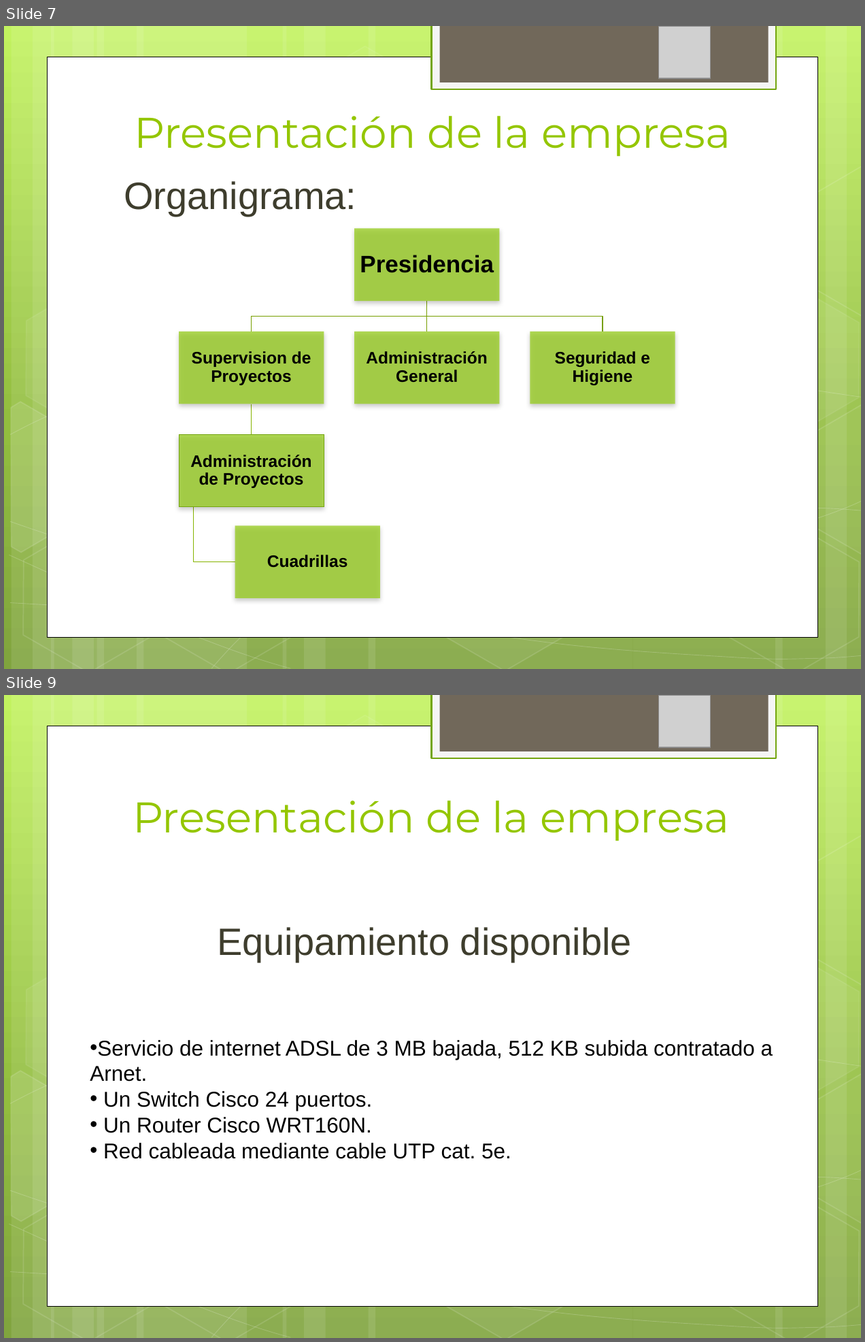
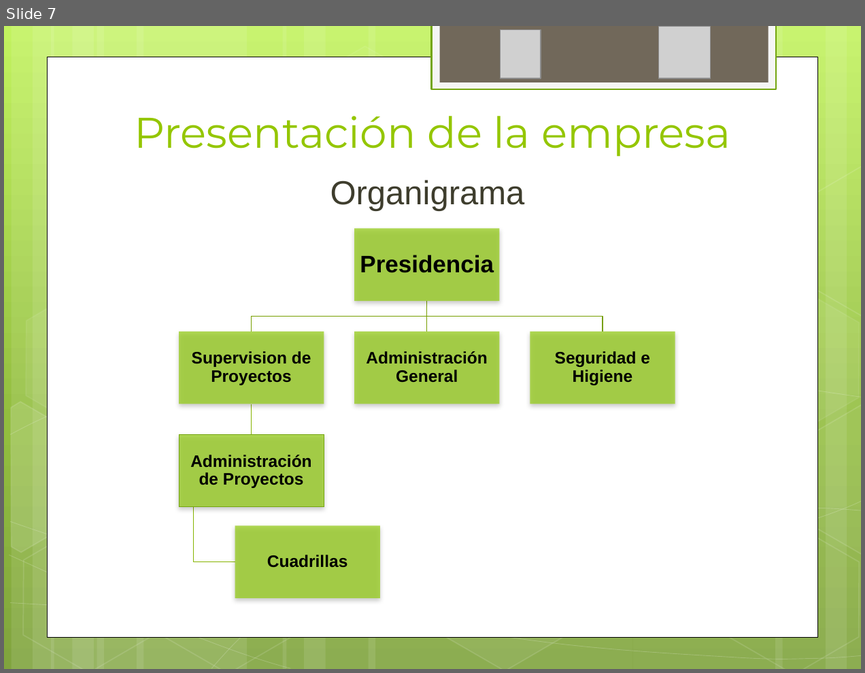
Before and after one commit to ptissera/habilitacion-profesional-2012-4k4, a slide deck: Documentacion/Informe Preliminar/Presentacion Informe Preliminar.pptx. Shown one above the other, each under a label of ours: slides 7 and 9 before the commit, slide 7 after it; the slides between them are not shown. The pictures are 865x1342 and 865x673 pixels, drawn with LibreOffice and Linux fonts; fonts in the diff are those of the drawing; grey boxes stand for pictures. Boxes give left, top, right and bottom in pixels: in the first picture for what was removed or moved away, otherwise in the second. Text is boxed around its words. In the diff, an @@ line names an element or a change of style, - is before the commit and + after.

```diff
--- a/Documentacion/Informe Preliminar/Presentacion Informe Preliminar.pptx
+++ b/Documentacion/Informe Preliminar/Presentacion Informe Preliminar.pptx
@@ slide 9 removed at [4, 695, 861, 1338], background gradient #C3F35F to #93BF3F to #81A53E; not listed: 31 template elements that a slide beside it also shows @@
@@ picture removed at [659, 696, 711, 748] @@
@@ text removed at [133, 800, 729, 841] @@
-Presentación de la empresa
@@ text removed at [217, 927, 632, 962] @@
-Equipamiento disponible
@@ text removed at [90, 1040, 773, 1159] @@
-• Servicio de internet ADSL de 3 MB bajada, 512 KB subida contratado a Arnet.
-• Un Switch Cisco 24 puertos.
-• Un Router Cisco WRT160N.
-• Red cableada mediante cable UTP cat. 5e.
@@ slide 7 changed as well @@
@@ picture added at [500, 29, 541, 78] @@
@@ text at [330, 180, 525, 211]: text changed; size 32 to 28 pt @@
-Organigrama:
+Organigrama
```
Also in this commit, not shown: 14 other slides changed, 3 slides added, 3 other slides removed.
